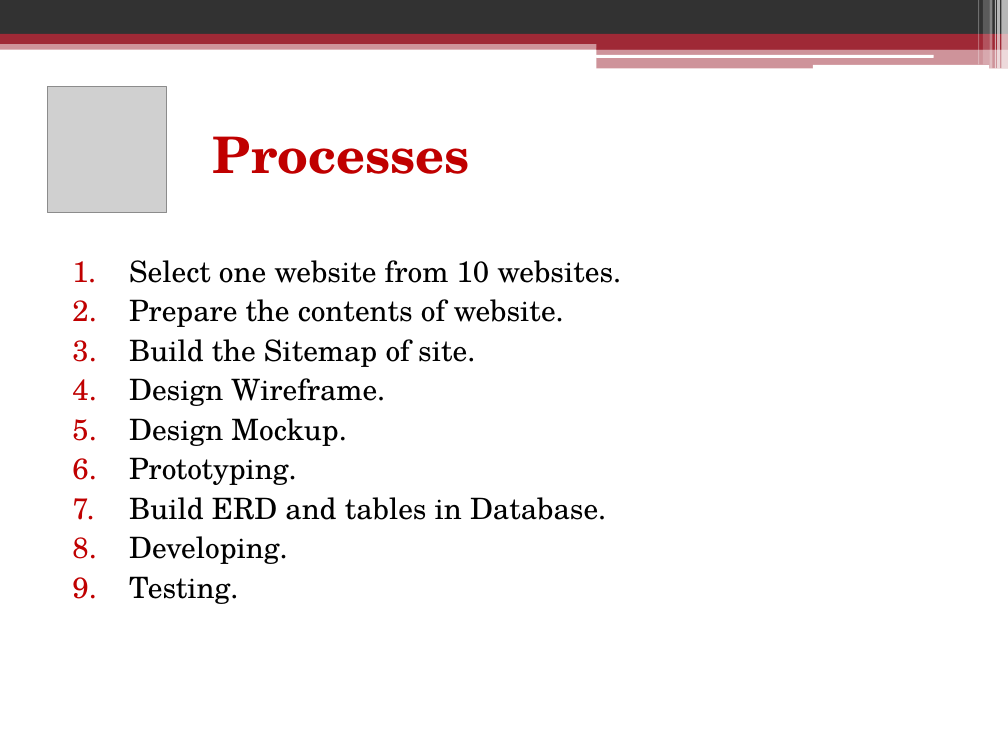
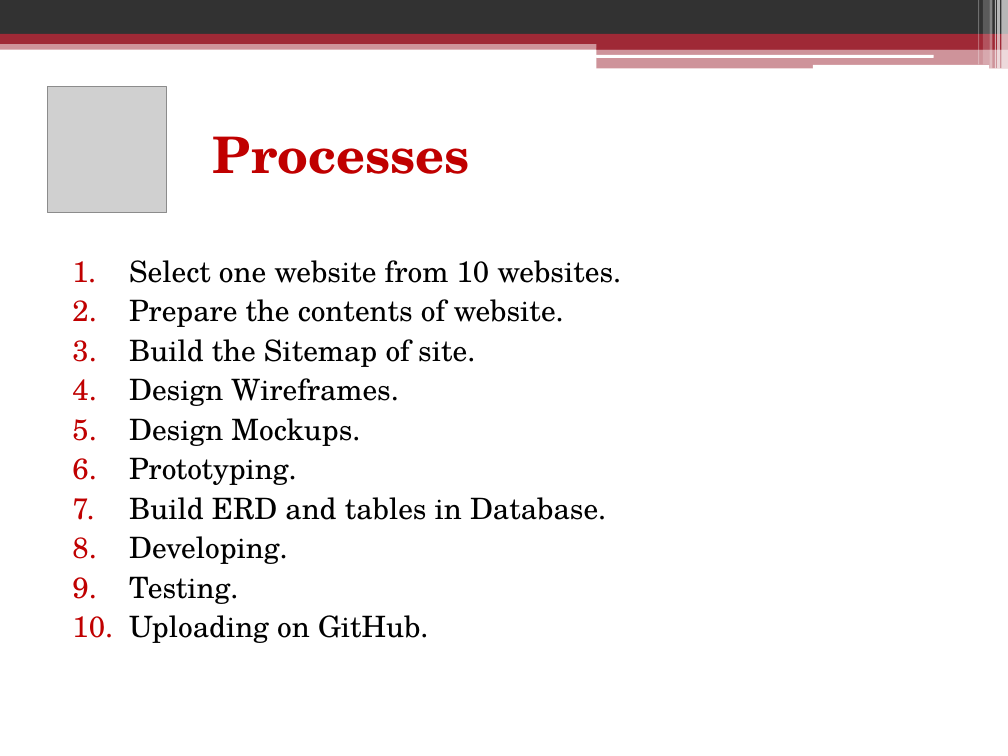
Before and after one commit to HanaZRasheed/Cohort5_WebDev_DanaAlsawalha, a slide deck: slide 4 of FinalAssigment-Ministry of social development project/Presentation.pptx. Drawn at 1008x756 pixels with LibreOffice and Linux fonts; fonts in the diff are those of the drawing; grey boxes stand for pictures. Boxes give left, top, right and bottom in pixels: in the first picture for what was removed or moved away, otherwise in the second. Text is boxed around its words. In the diff, an @@ line names an element or a change of style, - is before the commit and + after.

Commit message:
Final PP

```diff
--- a/FinalAssigment-Ministry of social development project/Presentation.pptx
+++ b/FinalAssigment-Ministry of social development project/Presentation.pptx
@@ text at [129, 378, 399, 446]: text changed @@
-4. Design Wireframe.
-5. Design Mockup.
+4. Design Wireframes.
+5. Design Mockups.
@@ text at [129, 615, 429, 643]: paragraph added @@
+10. Uploading on GitHub.
```
